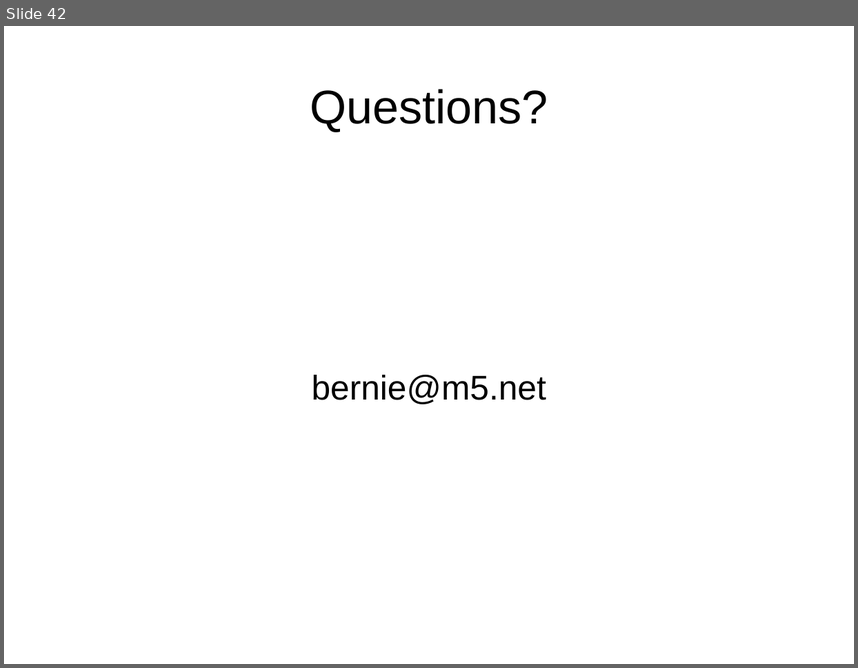
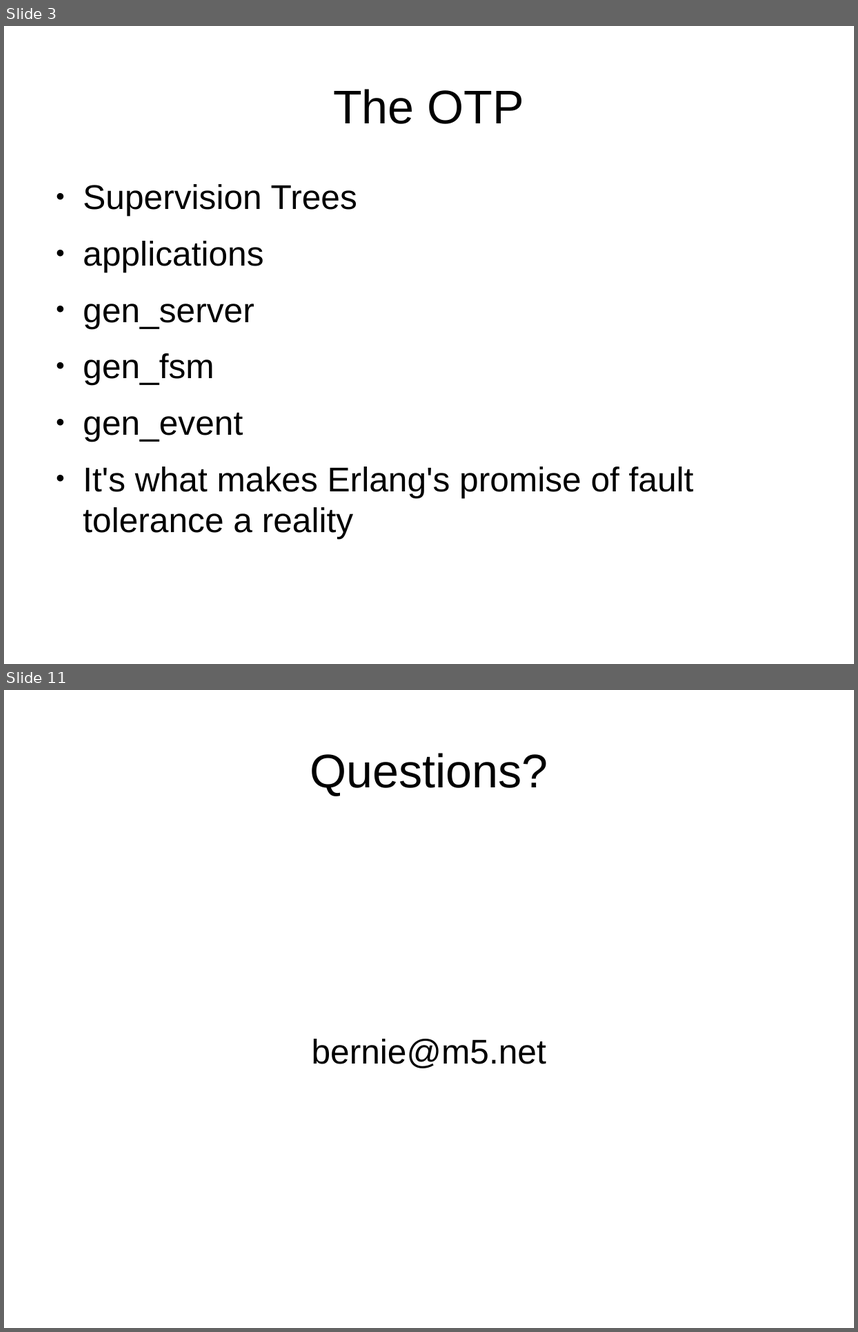
Before and after one commit to bernardd/OTPworkshop, a slide deck: Slides.odp. Shown one above the other, each under a label of ours: slide 42 before the commit, slides 3 and 11 after it; the slides between them are not shown. The pictures are 858x668 and 858x1332 pixels, drawn with LibreOffice and Linux fonts; fonts in the diff are those of the drawing. Boxes give left, top, right and bottom in pixels: in the first picture for what was removed or moved away, otherwise in the second. Text is boxed around its words. In the diff, an @@ line names an element or a change of style, - is before the commit and + after.

```diff
--- a/Slides.odp
+++ b/Slides.odp
@@ slide 3 added at bbox=[4, 26, 854, 664], background #FFFFFF @@
@@ title added at bbox=[333, 89, 524, 124], 44 pt, text #000000 @@
+The OTP
@@ text added at bbox=[83, 184, 694, 539], 32 pt, text #000000 @@
+● Supervision Trees
+● applications
+● gen_server
+● gen_fsm
+● gen_event
+● It's what makes Erlang's promise of fault tolerance a reality
@@ what was slide 42 is now slide 11 @@
```
Also in this commit, not shown: 1 slide changed, 8 other slides added, 40 slides removed.
